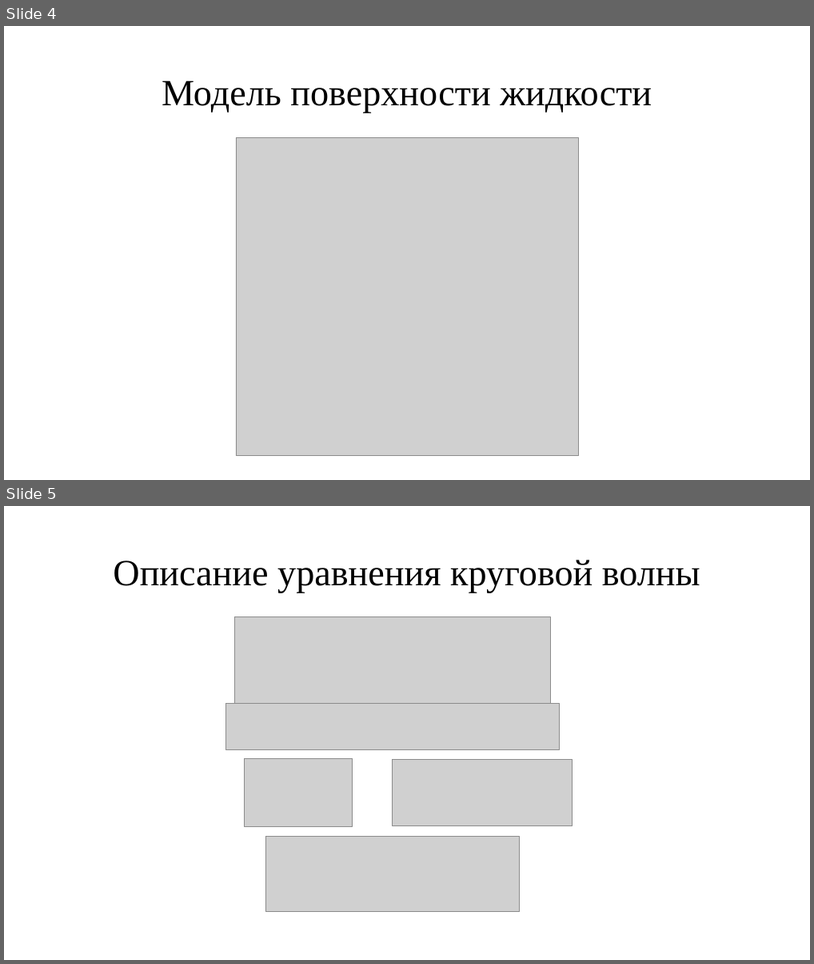
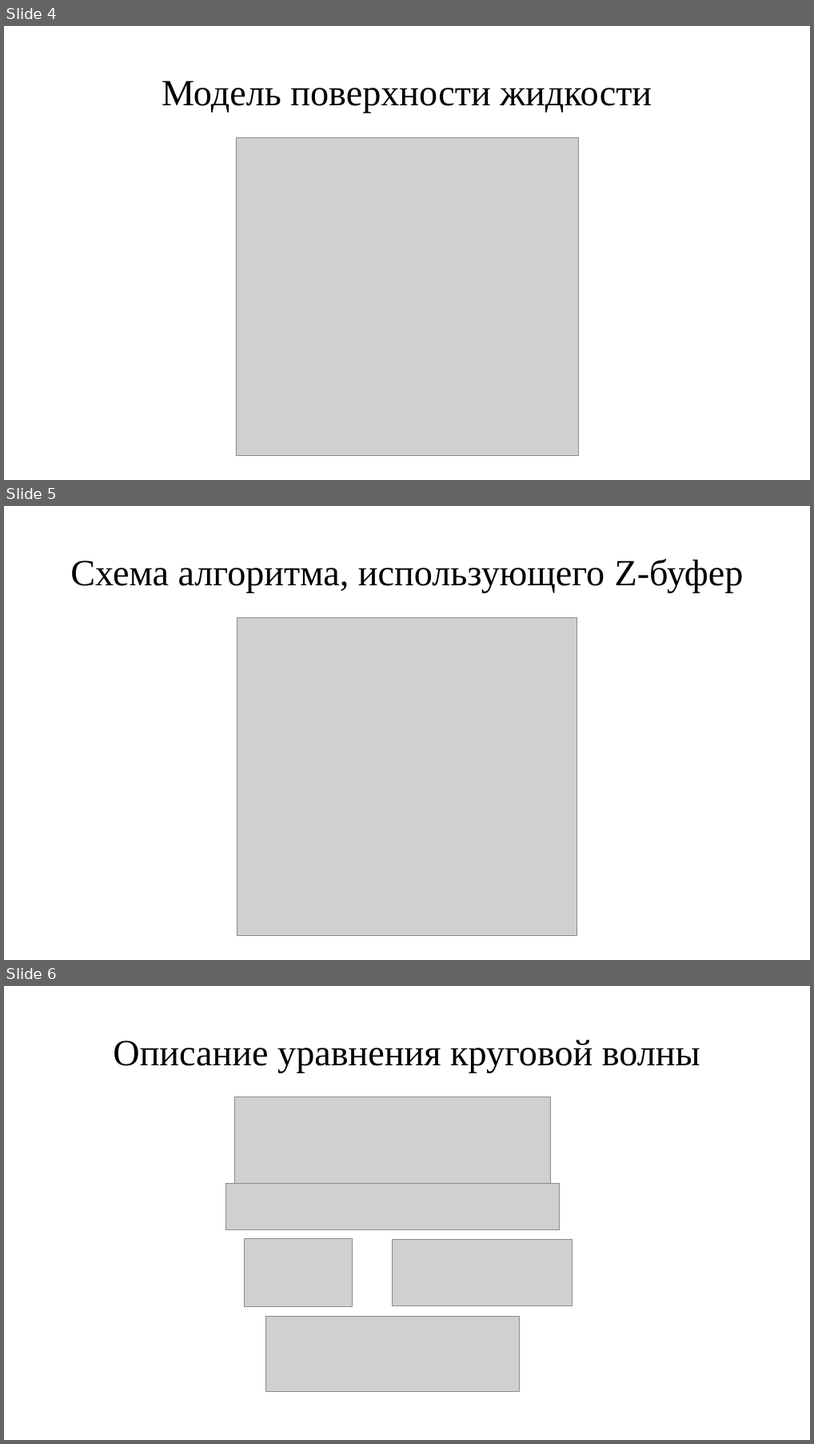
Before and after one commit to EmirShimshir/BMSTU_sem5_CG_CUR, a slide deck: doc/pres.pptx. Shown one above the other, each under a label of ours: slides 4 and 5 before the commit, slides 4, 5 and 6 after it. The pictures are 814x964 and 814x1444 pixels, drawn with LibreOffice and Linux fonts; fonts in the diff are those of the drawing; grey boxes stand for pictures. Boxes give left, top, right and bottom in pixels: in the first picture for what was removed or moved away, otherwise in the second. Text is boxed around its words. In the diff, an @@ line names an element or a change of style, - is before the commit and + after.

```diff
--- a/doc/pres.pptx
+++ b/doc/pres.pptx
@@ slide 5 added at (x1=4, y1=506, x2=810, y2=960), background #FFFFFF @@
@@ title added at (x1=70, y1=559, x2=744, y2=593), 44 pt, text #000000 @@
+Схема алгоритма, использующего Z-буфер
@@ picture added at (x1=237, y1=618, x2=578, y2=936) @@
@@ what was slide 5 is now slide 6 @@
```
Also in this commit, not shown: 5 slides changed, 3 other slides added, 6 other files.
